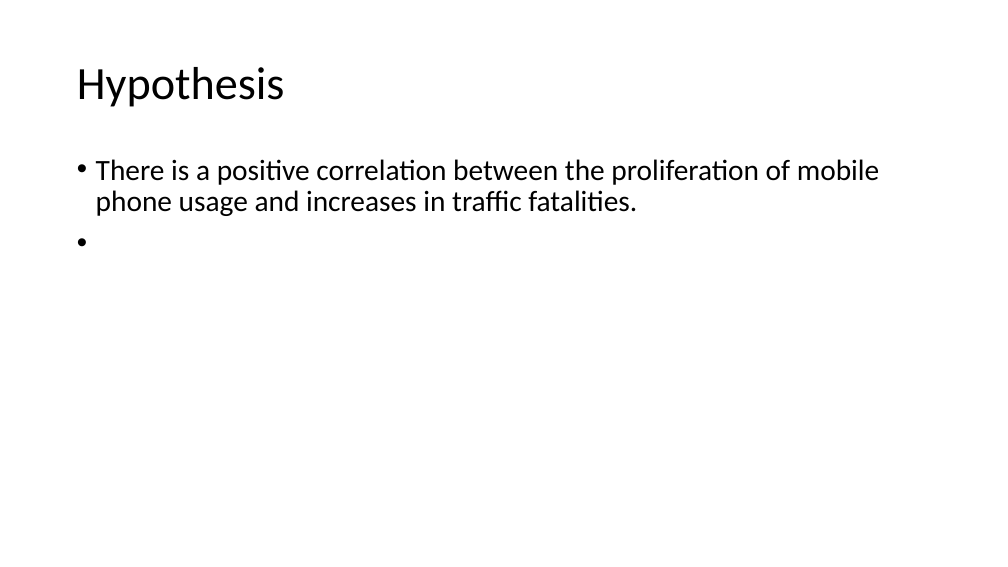
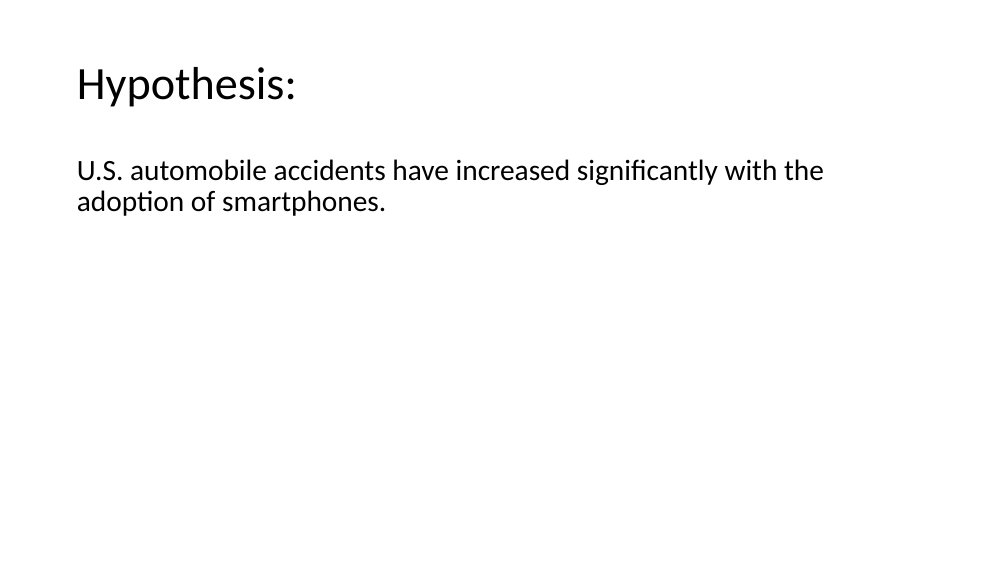
Before and after one commit to zelson71/project1-challenge, a slide deck: slide 3 of Historical Traffic Crash Data in Relation to the.pptx. Drawn at 1008x567 pixels with LibreOffice and Linux fonts; fonts in the diff are those of the drawing. Boxes give left, top, right and bottom in pixels: in the first picture for what was removed or moved away, otherwise in the second. Text is boxed around its words. In the diff, an @@ line names an element or a change of style, - is before the commit and + after.

```diff
--- a/Historical Traffic Crash Data in Relation to the.pptx
+++ b/Historical Traffic Crash Data in Relation to the.pptx
@@ title at <box>77,67,297,107</box>: text changed @@
-Hypothesis
+Hypothesis:
@@ text at <box>77,159,824,216</box>: text changed @@
-• There is a positive correlation between the proliferation of mobile phone usage and increases in traffic fatalities.
+U.S. automobile accidents have increased significantly with the adoption of smartphones.
```
Also in this commit, not shown: 4 other slides changed, 5 other files.
